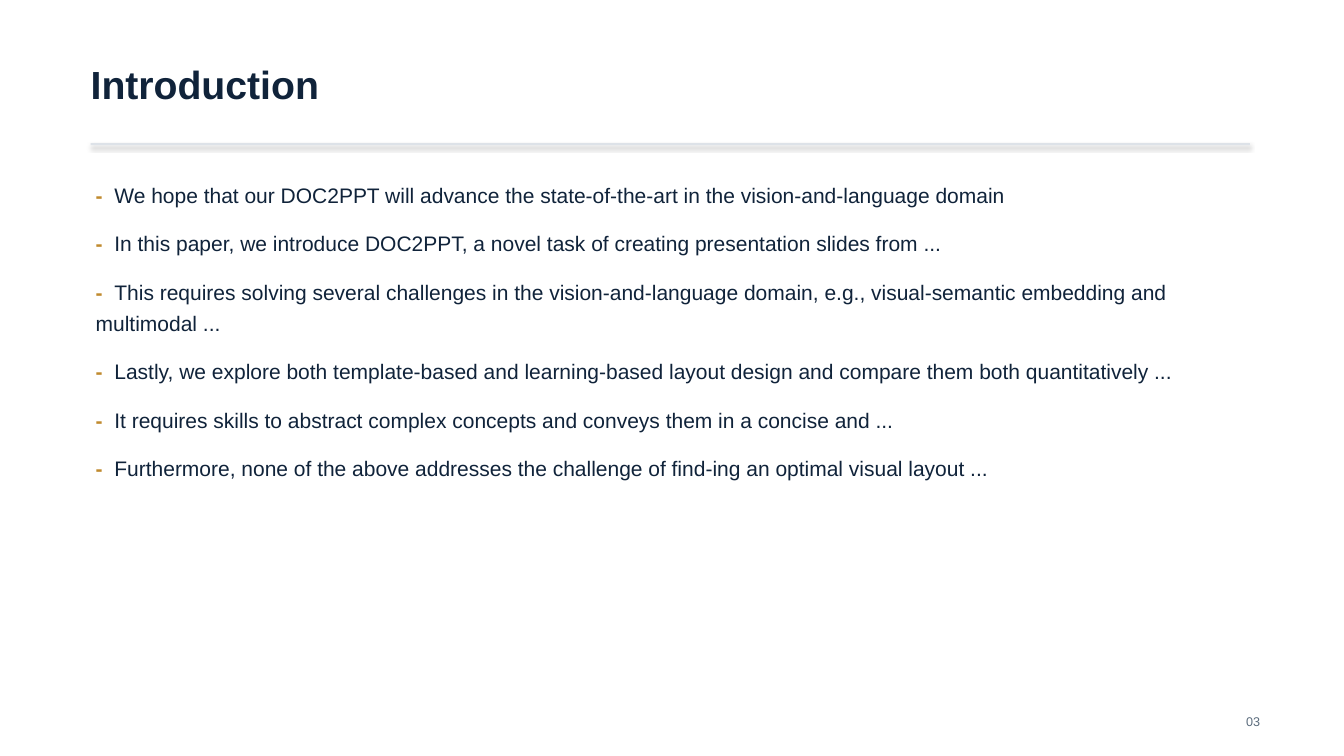
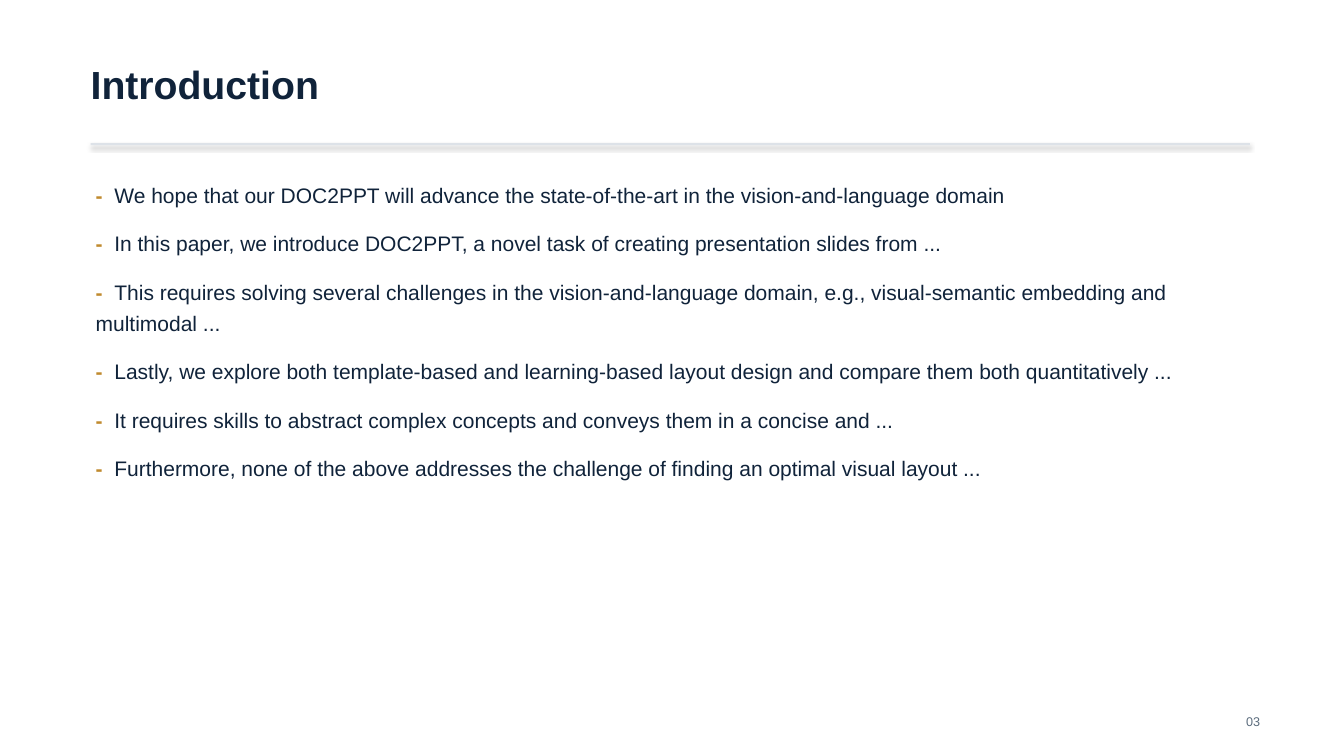
Before and after one commit to Mizuki0215/capstone-ppt-agent, a slide deck: slide 3 of out/DOC2PPT_2101.11796.pptx. Drawn at 1344x756 pixels with LibreOffice and Linux fonts; fonts in the diff are those of the drawing. Boxes give left, top, right and bottom in pixels: in the first picture for what was removed or moved away, otherwise in the second. Text is boxed around its words. In the diff, an @@ line names an element or a change of style, - is before the commit and + after.

```diff
--- a/out/DOC2PPT_2101.11796.pptx
+++ b/out/DOC2PPT_2101.11796.pptx
@@ text at box(114, 460, 957, 480): text changed @@
-- Furthermore, none of the above addresses the challenge of ﬁnd-ing an optimal visual layout ...
+- Furthermore, none of the above addresses the challenge of ﬁnding an optimal visual layout ...
```
Also in this commit, not shown: 4 other slides changed, 10 other files.
